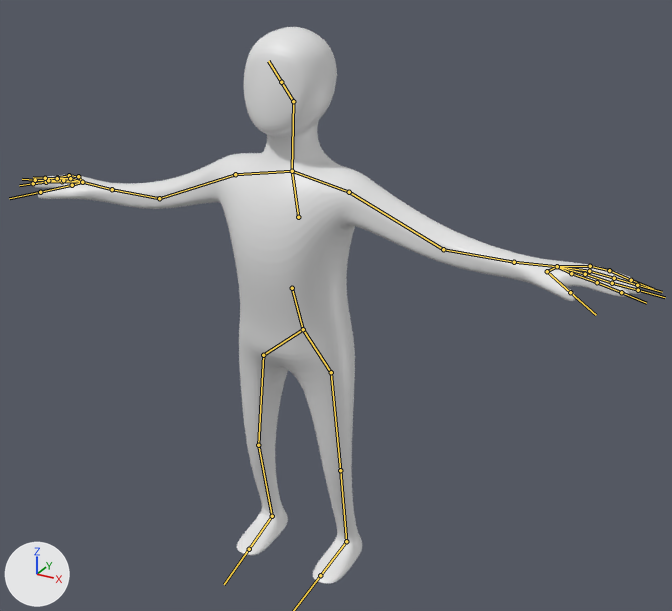
One commit to the FBX model IndieGameUnity/Assets/Models/characters/animatedNEW/animatedBody.fbx: the scene before it, then after it.
The view is the same before and after, from a 50 mm lens placed at (6.77, -11.02, 4.67), pointed at (0.57, 0.26, -0.96). Arrows for +X, +Y and +Z are at lower left; the lights stay in place. The bones that bend it are drawn over the model as lines.
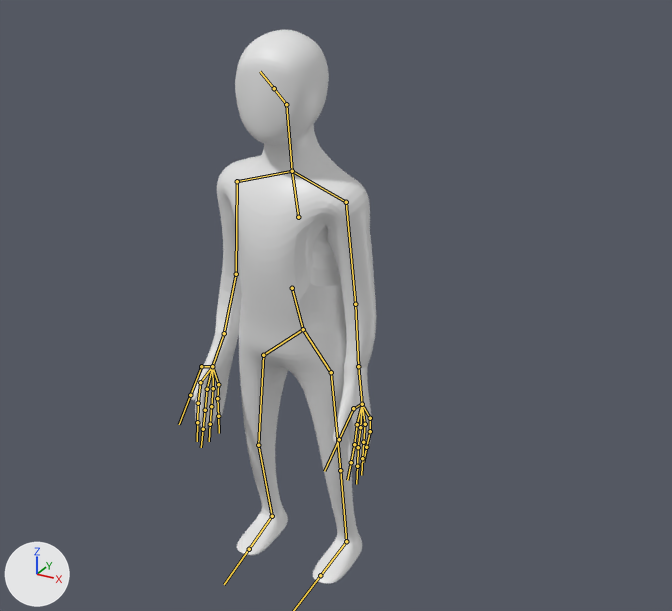
The newer file adds an action. The first version stands in its rest pose; the second is drawn at frame 1 of the action 'armature|Stand1F'.

What the commit changed:
Bone 'Bone.002' (bone_bone_002) turns from (0, 0, 0) to (5, 0, -4) degrees about its own x, y and z.
Bone 'Bone.003' (bone_bone_003) turns from (0, 0, 0) to (47, 6, -29) degrees about its own x, y and z.
Bone 'Bone.004' (bone_bone_004) turns from (0, 0, 0) to (5, 10, -28) degrees about its own x, y and z.
Bone 'Bone.020' (bone_bone_020) turns from (0, 0, 0) to (7, -1, 6) degrees about its own x, y and z.
Bone 'Bone.021' (bone_bone_021) turns from (0, 0, 0) to (51, -4, 21) degrees about its own x, y and z.
Bone 'Bone.022' (bone_bone_022) turns from (0, 0, 0) to (12, -7, 17) degrees about its own x, y and z.
Bone 'Bone' (bone_bone) turns from (0, 0, 0) to (-1, 2, -12) degrees about its own x, y and z.
Bone 'Bone.001' (bone_bone_001) turns from (0, 0, 0) to (0, 0, 4) degrees about its own x, y and z.

Where the change shows, as pixel boxes (x1, y1, x2, y2) in the pictures (672 x 611 px):
'Cube', posed (69% narrower)
    before: (31, 27, 642, 584)
    after: (190, 30, 376, 584)
bone 'Bone.002', root to tip
    before: (292, 171) to (235, 174)
    after: (292, 171) to (237, 181)
bone 'Bone.003', root to tip
    before: (235, 174) to (159, 198)
    after: (237, 181) to (236, 274)
bone 'Bone.004', root to tip
    before: (159, 198) to (112, 189)
    after: (236, 274) to (224, 333)
bone 'Bone.020', root to tip
    before: (292, 171) to (349, 192)
    after: (292, 171) to (346, 202)
bone 'Bone.021', root to tip
    before: (349, 192) to (443, 249)
    after: (346, 202) to (355, 304)
bone 'Bone.022', root to tip
    before: (443, 249) to (514, 262)
    after: (355, 304) to (358, 366)
bone 'Bone', root to tip
    before: (292, 171) to (293, 101)
    after: (292, 171) to (286, 104)
bone 'Bone.001', root to tip
    before: (293, 101) to (281, 82)
    after: (286, 104) to (274, 88)
